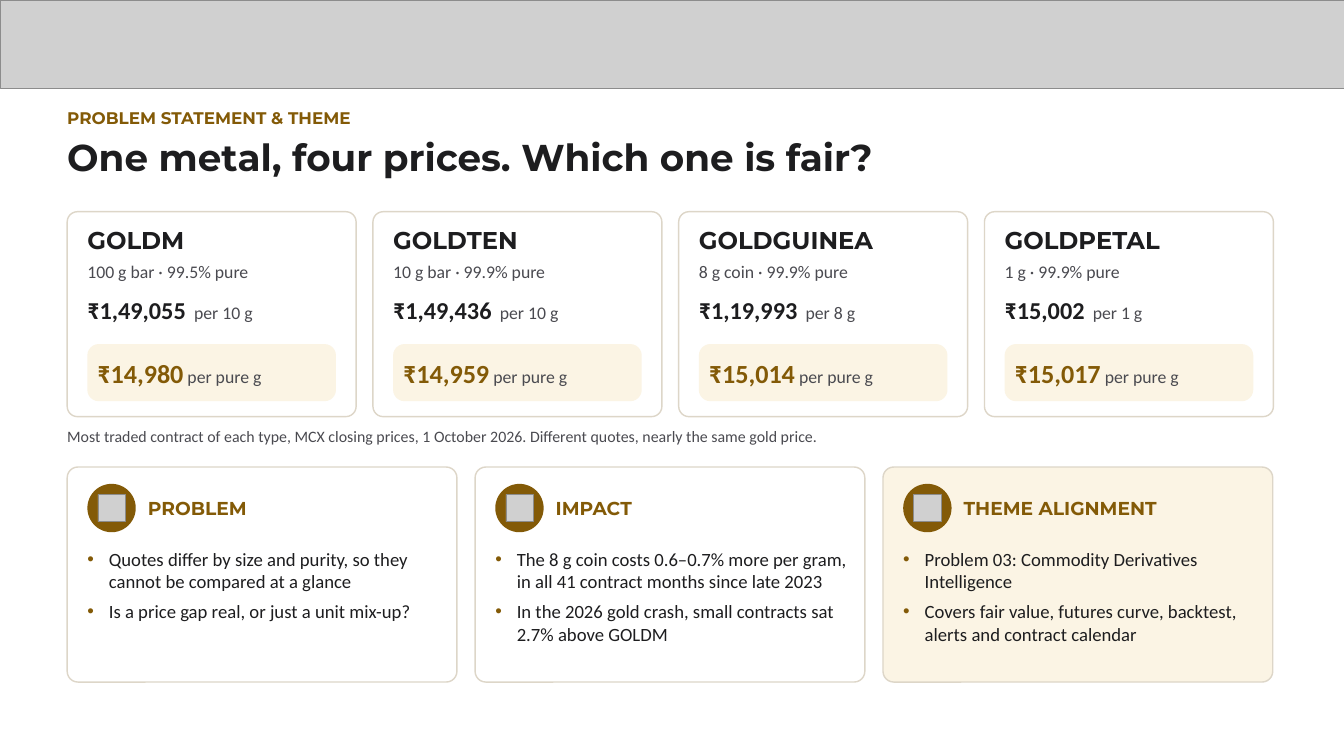
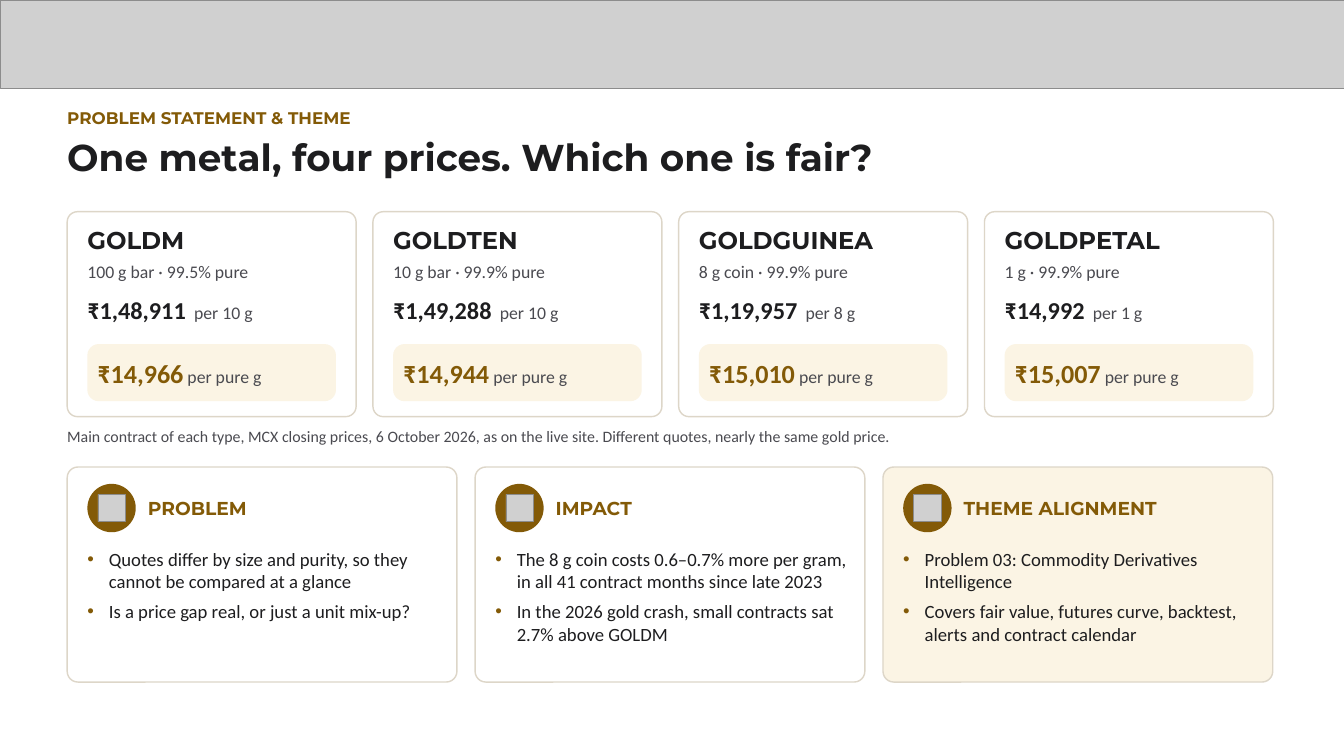
Before and after one commit to nikhilkumar-dev0310/HACKINHILLS-SYNTAXTERROR-TAN-, a slide deck: slide 2 of commodity/presentation/round1/Parity_SyntaxTerror_Round1.pptx. Drawn at 1344x756 pixels with LibreOffice and Linux fonts; fonts in the diff are those of the drawing; grey boxes stand for pictures. Boxes give left, top, right and bottom in pixels: in the first picture for what was removed or moved away, otherwise in the second. Text is boxed around its words. In the diff, an @@ line names an element or a change of style, - is before the commit and + after.

```diff
--- a/commodity/presentation/round1/Parity_SyntaxTerror_Round1.pptx
+++ b/commodity/presentation/round1/Parity_SyntaxTerror_Round1.pptx
@@ text at (87, 302, 252, 322): text changed @@
-₹1,49,055 per 10 g
+₹1,48,911 per 10 g
@@ text at (393, 302, 558, 322): text changed @@
-₹1,49,436 per 10 g
+₹1,49,288 per 10 g
@@ text at (699, 303, 855, 322): text changed @@
-₹1,19,993 per 8 g
+₹1,19,957 per 8 g
@@ text at (1005, 303, 1142, 322): text changed @@
-₹15,002 per 1 g
+₹14,992 per 1 g
@@ text at (97, 365, 261, 387): text changed @@
-₹14,980 per pure g
+₹14,966 per pure g
@@ text at (403, 366, 567, 387): text changed @@
-₹14,959 per pure g
+₹14,944 per pure g
@@ text at (709, 366, 873, 386): text changed @@
-₹15,014 per pure g
+₹15,010 per pure g
@@ text at (1015, 366, 1178, 387): text changed @@
-₹15,017 per pure g
+₹15,007 per pure g
@@ text at (67, 431, 889, 445): text changed @@
-Most traded contract of each type, MCX closing prices, 1 October 2026. Different quotes, nearly the same gold price.
+Main contract of each type, MCX closing prices, 6 October 2026, as on the live site. Different quotes, nearly the same gold price.
```
Also in this commit, not shown: 5 other slides changed, 5 other files.
